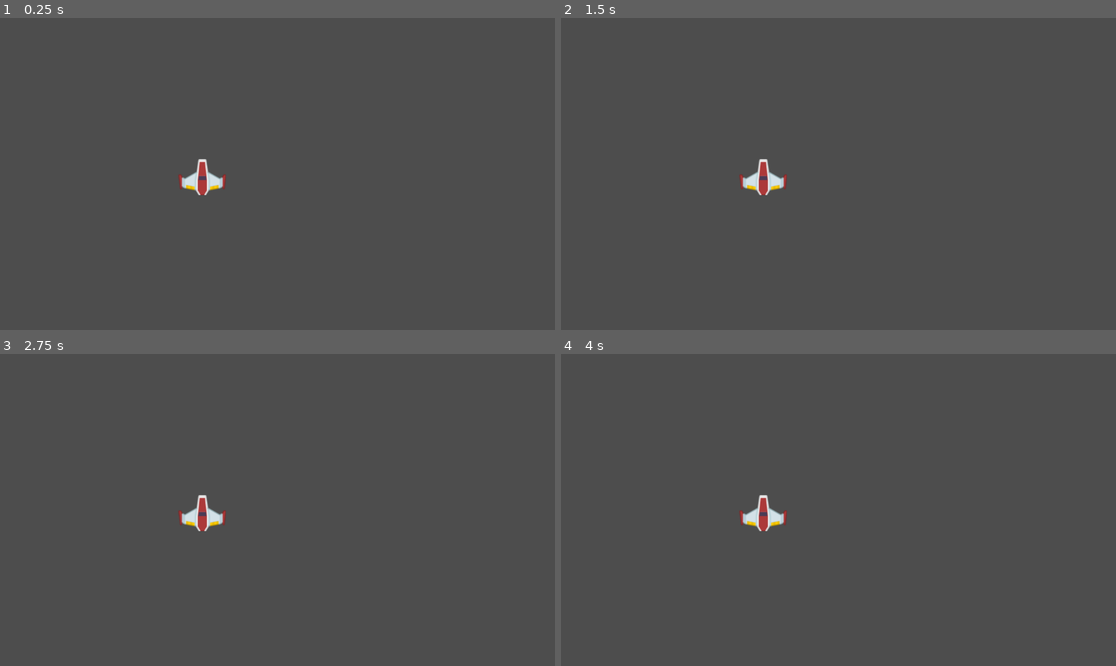
Above: before the commit, frames 1-4 (two rows, left to right).
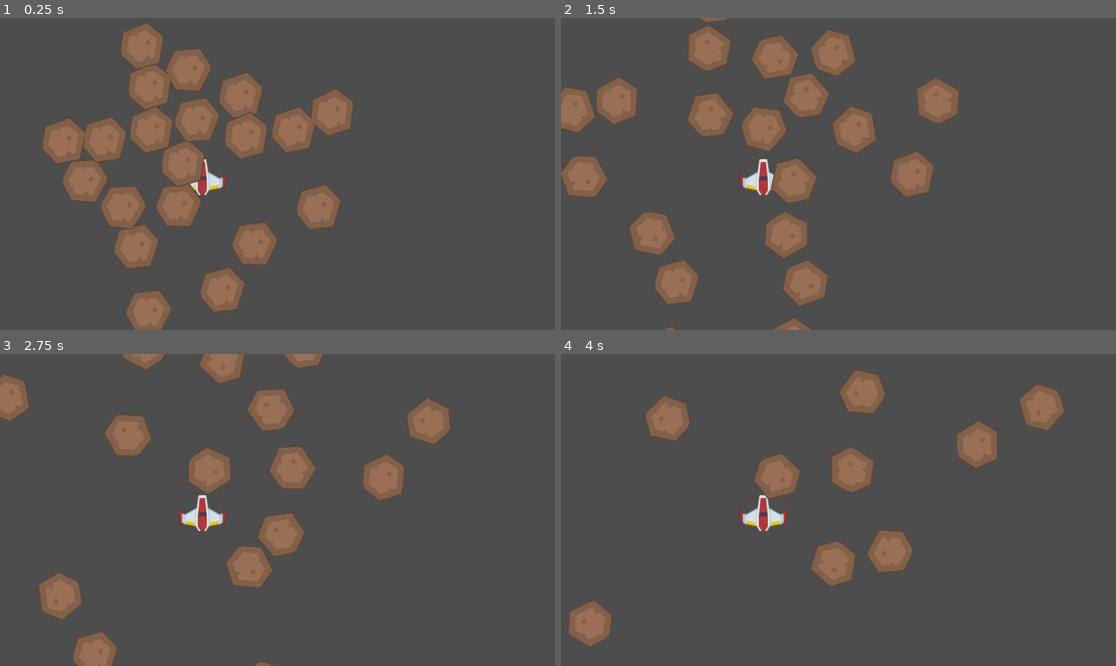
Above: after the commit, the same moments.

Repository: game-dev-besties/chicken-game
Game: Godot game, scene res://scenes/game.tscn
Two runs of this game, one before a commit and one after it. Both use one fixed random seed, a clock stepped at 60 frames per second and the inputs below.
Inputs:
- Up to frame 1 (0.25 s): no input
- Up to frame 2 (1.5 s): no input
- Up to frame 3 (2.75 s): no input
- Up to frame 4 (4 s): no input

The runs differ from the first frame. In frame 1, 17% of the frame differs, in the area x 7-64%, y 1-100%; in frame 2, 14%; in frame 3, 9.8%; in frame 4, 7.5%.

Commit message:
Updated Game scene to add Asteroid Spawner

Diff:
--- a/scenes/game.tscn
+++ b/scenes/game.tscn
@@ -1,8 +1,11 @@
-[gd_scene load_steps=2 format=3 uid="uid://lq161vi7gssa"]
+[gd_scene load_steps=3 format=3 uid="uid://lq161vi7gssa"]
 
 [ext_resource type="PackedScene" uid="uid://cp14j05wa35i8" path="res://scenes/chicken.tscn" id="1_hj3n4"]
+[ext_resource type="PackedScene" uid="uid://cy2058402x5r3" path="res://scenes/asteroid_spawning.tscn" id="1_tpe1c"]
 
 [node name="game" type="Node2D"]
 
 [node name="Chicken" parent="." instance=ExtResource("1_hj3n4")]
 position = Vector2(420, 331)
+
+[node name="AsteroidSpawning" parent="Chicken" instance=ExtResource("1_tpe1c")]
